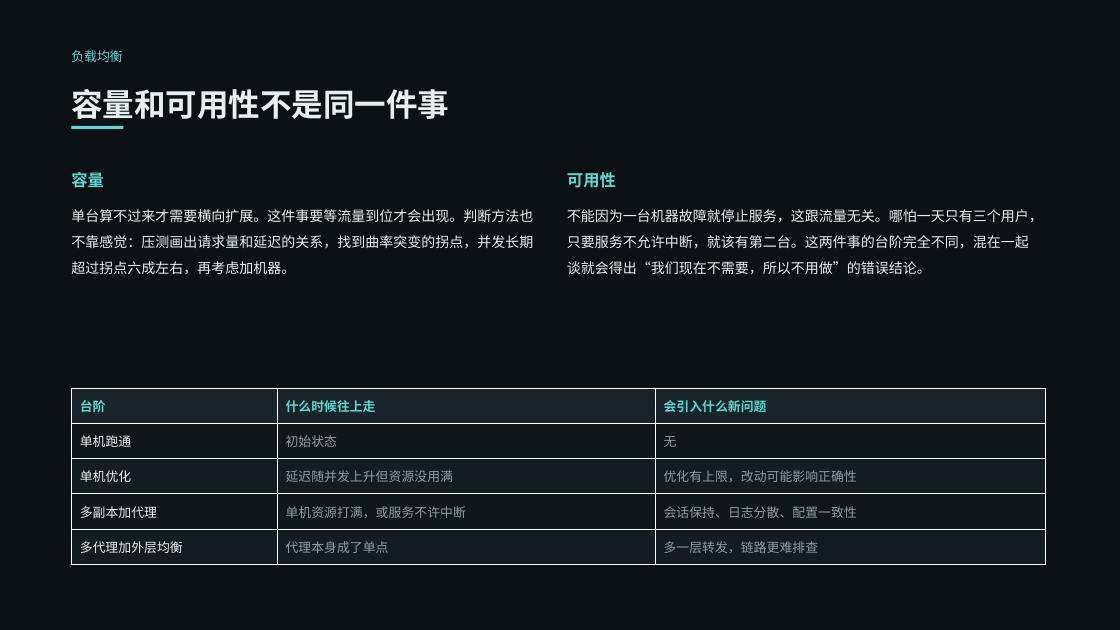
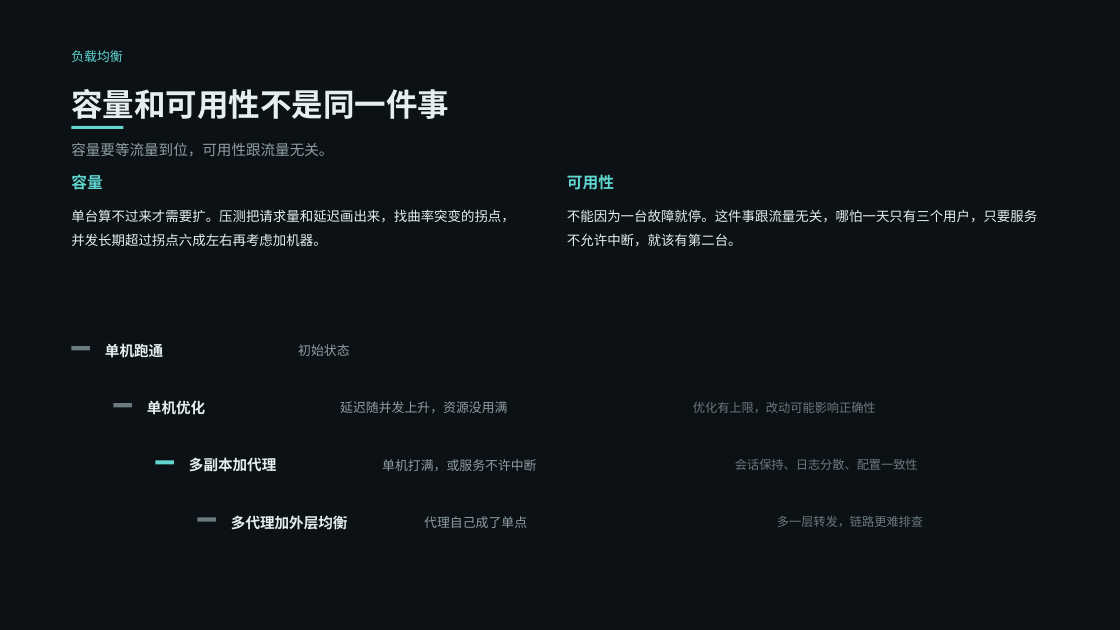
Before and after one commit to VesselPaper/symbiont, a slide deck: slide 13 of share/技术分享-应用代理与负载均衡.pptx. Drawn at 1120x630 pixels with LibreOffice and Linux fonts; fonts in the diff are those of the drawing. Boxes give left, top, right and bottom in pixels: in the first picture for what was removed or moved away, otherwise in the second. Text is boxed around its words. In the diff, an @@ line names an element or a change of style, - is before the commit and + after.

Commit message:
docs(share): PPT 去掉六张表格，改成排版承担层次
- 七步改成编号列表，配置行用等宽字体压在下面
- 安全职责改成两列条目，职责加一句实测
- 容量与可用性改成阶梯，缩进和一根短线表示往上的台阶，当前那级用冷青
- 算法取舍改成三张卡，其余算法不占版面
- 改造前后改成改前 改后 两端对齐的行，中间一根短线
- 实测改成四个大数字加五行说明
- 顺带修一处换行孤零零的句号

```diff
--- a/share/技术分享-应用代理与负载均衡.pptx
+++ b/share/技术分享-应用代理与负载均衡.pptx
@@ text added at [71,143,333,157], 12.5 pt, text #8E9EA2 @@
+容量要等流量到位，可用性跟流量无关。
@@ text "容量" at [71,174,102,190]: size 14 to 13.5 pt @@
@@ text "可用性" at [567,174,614,190]: size 14 to 13.5 pt @@
@@ text at [71,209,514,246]: text changed; size 12 to 11.5 pt @@
-单台算不过来才需要横向扩展。这件事要等流量到位才会出现。判断方法也不靠感觉：压测画出请求量和延迟的关系，找到曲率突变的拐点，并发长期超过拐点六成左右，再考虑加机器。
+单台算不过来才需要扩。压测把请求量和延迟画出来，找曲率突变的拐点，并发长期超过拐点六成左右再考虑加机器。
@@ text at [567,209,1037,246]: text changed; size 12 to 11.5 pt @@
-不能因为一台机器故障就停止服务，这跟流量无关。哪怕一天只有三个用户，只要服务不允许中断，就该有第二台。这两件事的台阶完全不同，混在一起谈就会得出“我们现在不需要，所以不用做”的错误结论。
+不能因为一台故障就停。这件事跟流量无关，哪怕一天只有三个用户，只要服务不允许中断，就该有第二台。
@@ rectangle added at [71,346,90,350], fill #6B7A7E @@
@@ text added at [105,343,163,357], 12.5 pt, text #E6EEEF, bold @@
+单机跑通
@@ text added at [298,344,349,356], 11 pt, text #8E9EA2 @@
+初始状态
@@ table removed at [71,388,1046,565], 5 rows, 3 columns @@
-台阶 | 什么时候往上走 | 会引入什么新问题
-单机跑通 | 初始状态 | 无
-单机优化 | 延迟随并发上升但资源没用满 | 优化有上限，改动可能影响正确性
-多副本加代理 | 单机资源打满，或服务不许中断 | 会话保持、日志分散、配置一致性
-多代理加外层均衡 | 代理本身成了单点 | 多一层转发，链路更难排查
@@ rectangle added at [113,403,132,408], fill #6B7A7E @@
@@ text added at [147,400,205,415], 12.5 pt, text #E6EEEF, bold @@
+单机优化
@@ text added at [340,401,507,413], 11 pt, text #8E9EA2 @@
+延迟随并发上升，资源没用满
@@ text added at [693,402,876,413], 10.5 pt, text #6B7A7E @@
+优化有上限，改动可能影响正确性
@@ rectangle added at [155,460,174,465], fill #5FD6D0 @@
@@ text added at [189,457,276,472], 12.5 pt, text #E6EEEF, bold @@
+多副本加代理
@@ text added at [382,459,536,471], 11 pt, text #8E9EA2 @@
+单机打满，或服务不许中断
@@ text added at [735,459,918,470], 10.5 pt, text #6B7A7E @@
+会话保持、日志分散、配置一致性
@@ rectangle added at [197,518,216,522], fill #6B7A7E @@
@@ text added at [231,515,348,530], 12.5 pt, text #E6EEEF, bold @@
+多代理加外层均衡
@@ text added at [424,516,527,528], 11 pt, text #8E9EA2 @@
+代理自己成了单点
@@ text added at [777,516,923,527], 10.5 pt, text #6B7A7E @@
+多一层转发，链路更难排查
```
Also in this commit, not shown: 5 other slides changed, 1 other file.
